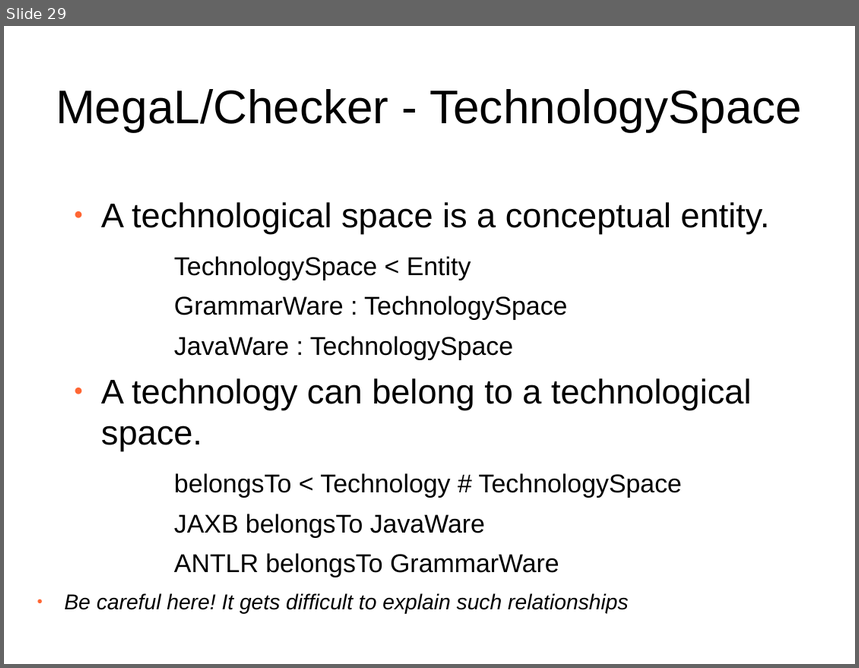
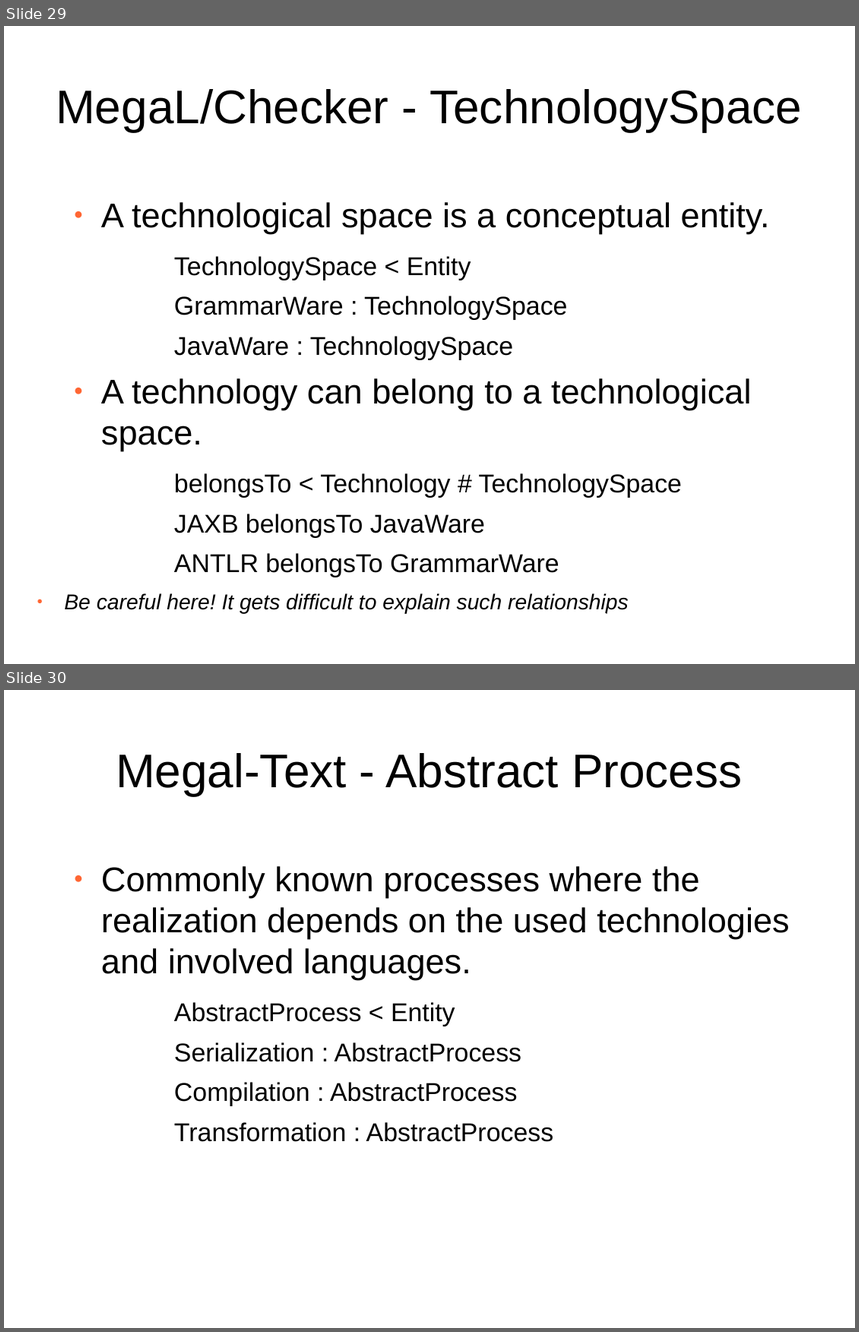
Before and after one commit to softlang/megalib, a slide deck: docs/LanguageDescription.odp. Shown one above the other, each under a label of ours: slide 29 before the commit, slides 29 and 30 after it. The pictures are 859x668 and 859x1332 pixels, drawn with LibreOffice and Linux fonts; fonts in the diff are those of the drawing; background and template pictures are left out. Boxes give left, top, right and bottom in pixels: in the first picture for what was removed or moved away, otherwise in the second. Text is boxed around its words. In the diff, an @@ line names an element or a change of style, - is before the commit and + after.

```diff
--- a/docs/LanguageDescription.odp
+++ b/docs/LanguageDescription.odp
@@ slide 30 added at [4, 690, 855, 1328], background picture (left out) @@
@@ title added at [116, 753, 742, 796], 44 pt, text #000000 @@
+Megal-Text - Abstract Process
@@ text added at [101, 866, 789, 1142], 24 pt, text #000000 @@
+● Commonly known processes where the realization depends on the used technologies and involved languages.
+    − AbstractProcess < Entity
+    − Serialization : AbstractProcess
+    − Compilation : AbstractProcess
+    − Transformation : AbstractProcess
```
Also in this commit, not shown: 1 slide changed, 1 other slide added.
